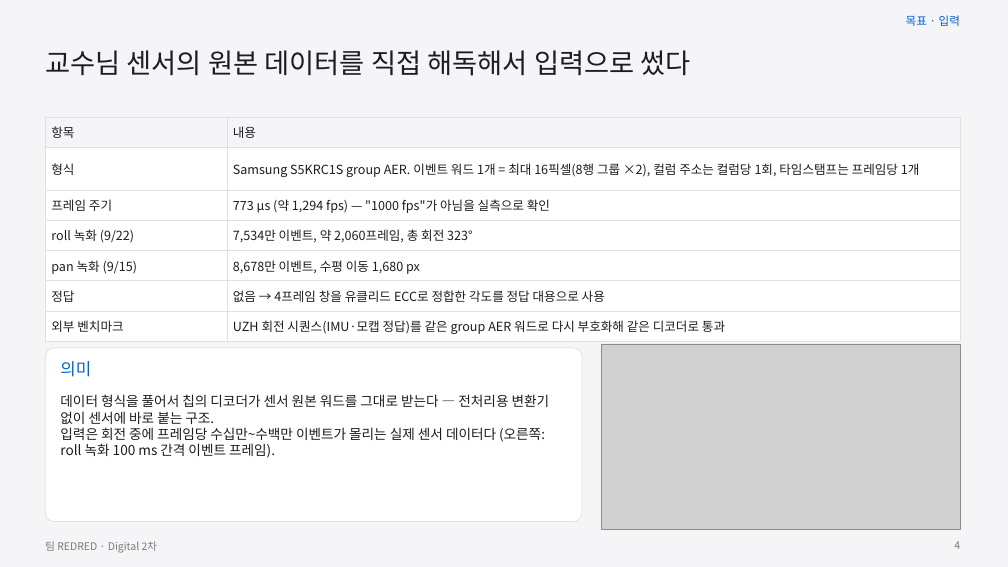
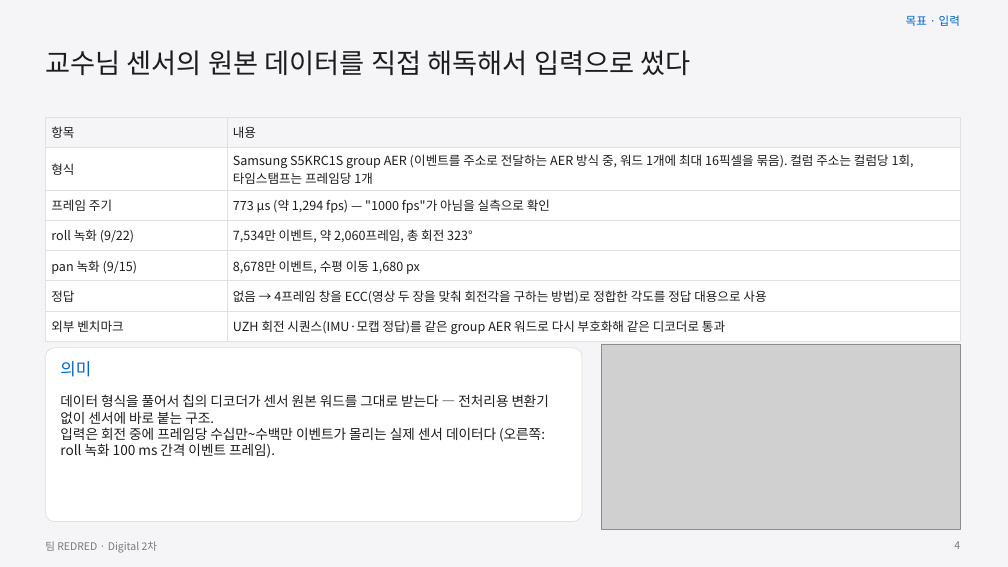
Before and after one commit to GangHeeJo/AI-SEMI, a slide deck: slide 4 of submission/REDRED_2차_발표자료_칩S.pptx. Drawn at 1008x567 pixels with LibreOffice and Linux fonts; fonts in the diff are those of the drawing; grey boxes stand for pictures. Boxes give left, top, right and bottom in pixels: in the first picture for what was removed or moved away, otherwise in the second. Text is boxed around its words. In the diff, an @@ line names an element or a change of style, - is before the commit and + after.

```diff
--- a/submission/REDRED_2차_발표자료_칩S.pptx
+++ b/submission/REDRED_2차_발표자료_칩S.pptx
@@ table at [45,117,960,338] @@
-row 2, column 2: Samsung S5KRC1S group AER. 이벤트 워드 1개 = 최대 16픽셀(8행 그룹 ×2), 컬럼 주소는 컬럼당 1회, 타임스탬프는 프레임당 1개
+row 2, column 2: Samsung S5KRC1S group AER (이벤트를 주소로 전달하는 AER 방식 중, 워드 1개에 최대 16픽셀을 묶음). 컬럼 주소는 컬럼당 1회, 타임스탬프는 프레임당 1개
-row 6, column 2: 없음 → 4프레임 창을 유클리드 ECC로 정합한 각도를 정답 대용으로 사용
+row 6, column 2: 없음 → 4프레임 창을 ECC(영상 두 장을 맞춰 회전각을 구하는 방법)로 정합한 각도를 정답 대용으로 사용
```
Also in this commit, not shown: 11 other slides changed, 1 slide added, 1 slide removed, 4 other files.
